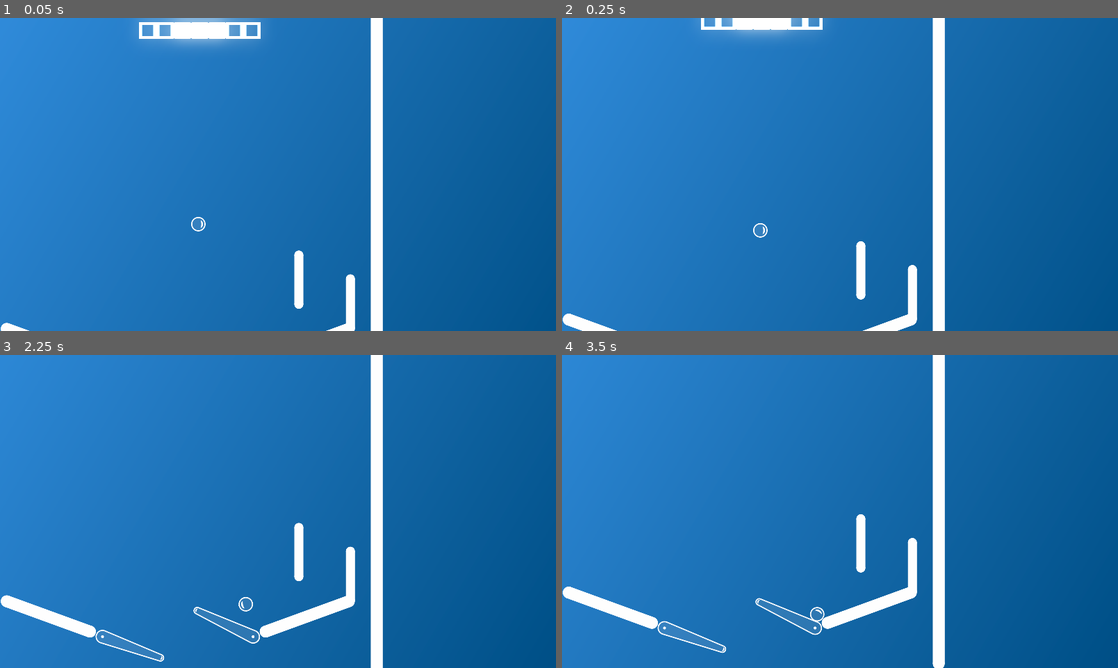
Above: before the commit, frames 1-4 (two rows, left to right).
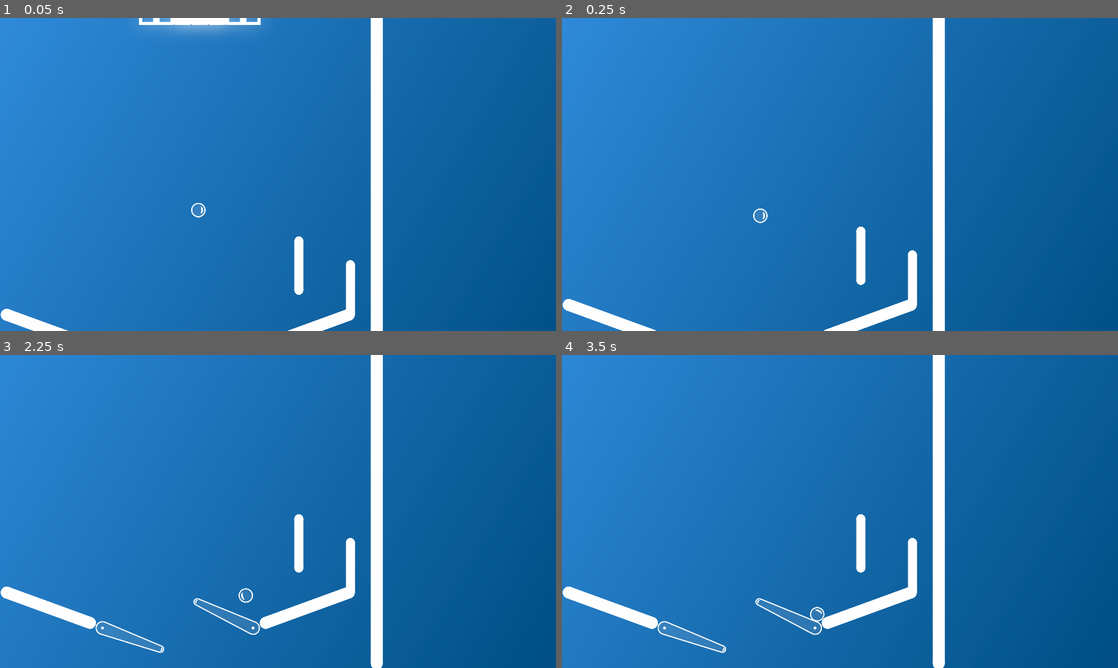
Above: after the commit, the same moments.

Repository: frederic-bonjour/Pinball
Game: Godot game, scene res://pinball_base.tscn
Same seed, same stepped clock (60 frames per second), same inputs: the game is played once before the commit and once after it.
Inputs:
- Up to frame 1 (0.05 s): no input
- Up to frame 2 (0.25 s): no input
- Up to frame 3 (2.25 s): hold / (flipper_right) 0.53-1.28 s; hold ` (flipper_left) 1.28-2.03 s; hold / (flipper_right) from 2.03 s (still down)
- Up to frame 4 (3.5 s): keep holding / (flipper_right)

The runs differ from the first frame. In frame 1, 2.7% of the frame differs, in the area x 0-64%, y 0-100%; in frame 2, 3.2%; in frame 3, 3.6%, in the area x 0-69%, y 50-100%; in frame 4, nothing differs.

Commit message:
Enhanced camera movement

Diff:
--- a/src/pinball_base.gd
+++ b/src/pinball_base.gd
@@ -21,7 +21,7 @@
 
 
 func _update_camera() -> void:
-	camera.position.y = clamp(remap(ball.position.y, -200, -2000, -540, -1620), -1620, -540)
+	camera.position.y = clamp(remap(ball.position.y, -300, -2000, -540, -1620), -1620, -540)
 
 
 const BALL_INITIAL_POSITION: Vector2 = Vector2(685, -520)
